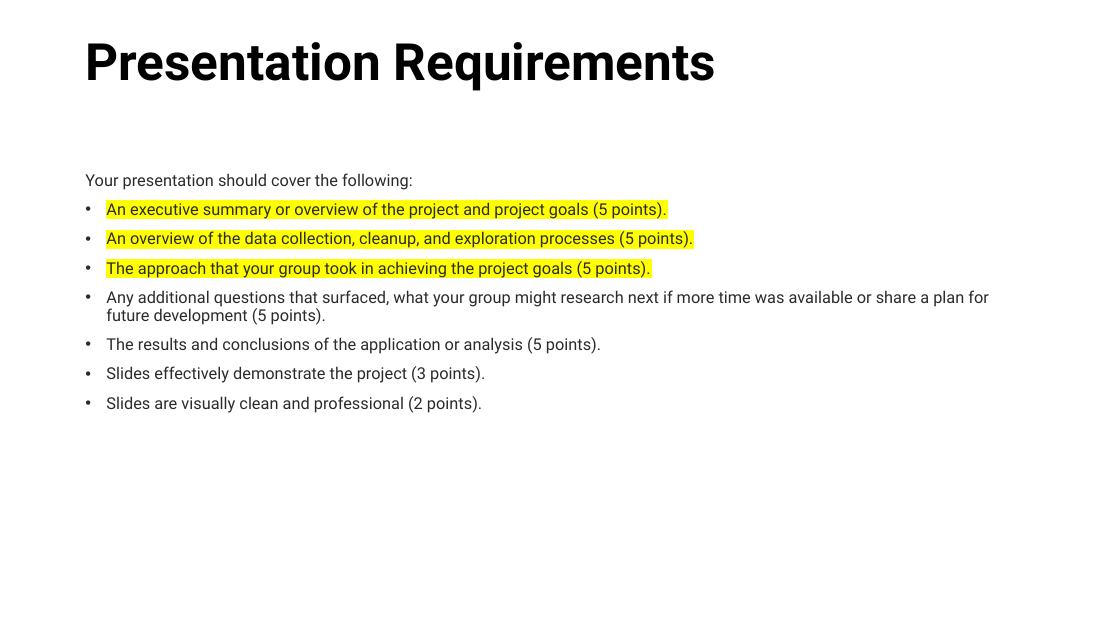
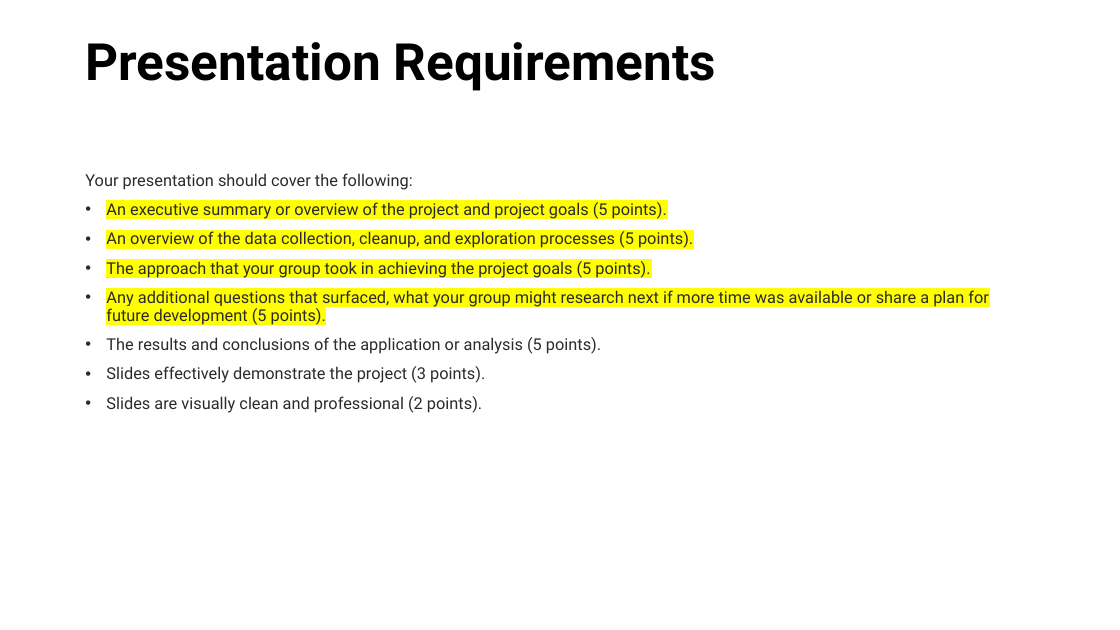
Before and after one commit to Corey-Holton/Project1, a slide deck: slide 11 of Corey/Group Project.pptx (slide 7 before the commit). Drawn at 1120x630 pixels with LibreOffice and Linux fonts; fonts in the diff are those of the drawing. Boxes give left, top, right and bottom in pixels: in the first picture for what was removed or moved away, otherwise in the second. Text is boxed around its words. In the diff, an @@ line names an element or a change of style, - is before the commit and + after.

```diff
--- a/Corey/Group Project.pptx
+++ b/Corey/Group Project.pptx
@@ text at box(106, 290, 989, 326): highlight none to #FFFF00 in "Any additional questions that surfaced, what your ..." @@
```
Also in this commit, not shown: 7 other slides changed, 5 slides added, 2 slides removed, 4 other files.
